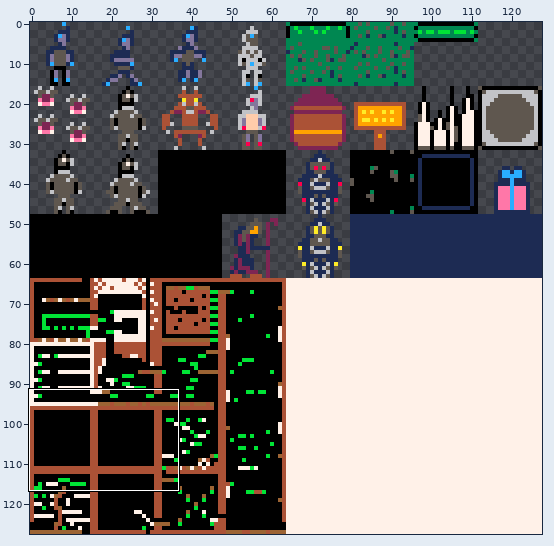
Two states of a sprite sheet, packed.png. Above: a wide view before the commit, with the close-up outlined.
Close-up. As it was:
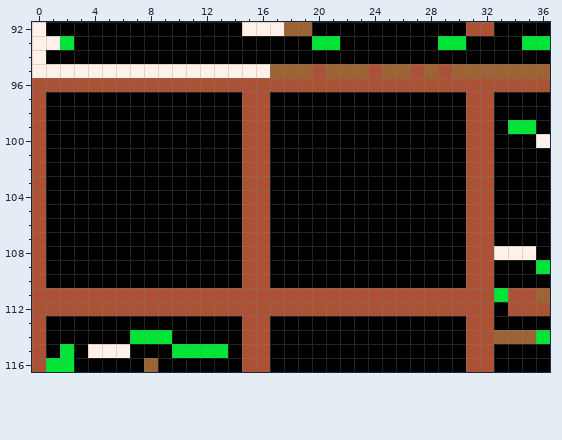
The file is 128x128 pixels. Colours within 5 levels of each other are drawn and written as one. Shown: x 0..36, y 92..116. The commit also changed other parts of the picture, which this record leaves out.
The result:
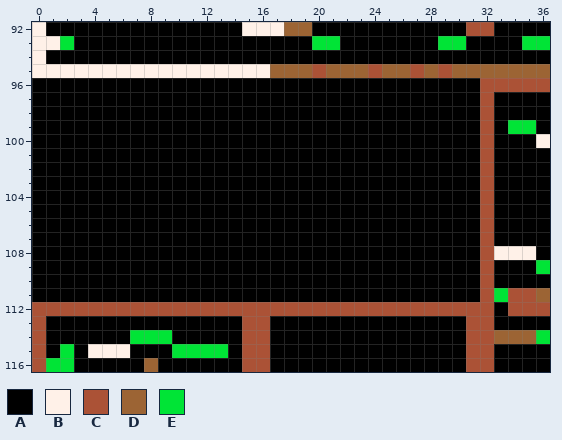
Palette (. is transparent): A #000000  B #fff1e8  C #ab5236  D #9c6434  E #00e436
From old to new:
Changed rows in their new state; - is an unchanged pixel.
first column x 0:
 96 AAAAAAAAAAAAAAAAAAAAAAAAAAAAAAAA
 97 A--------------AA--------------A
 98 A--------------AA--------------A
 99 A--------------AA--------------A
100 A--------------AA--------------A
101 A--------------AA--------------A
102 A--------------AA--------------A
103 A--------------AA--------------A
104 A--------------AA--------------A
105 A--------------AA--------------A
106 A--------------AA--------------A
107 A--------------AA--------------A
108 A--------------AA--------------A
109 A--------------AA--------------A
110 A--------------AA--------------A
111 AAAAAAAAAAAAAAAAAAAAAAAAAAAAAAAA
Changed places in both close-ups, as pixel boxes (x1, y1, x2, y2):
changed: (32, 78, 480, 302)
